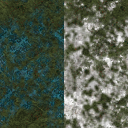
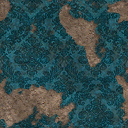
Comparing the layer stacks of the two (128, 128) images. Changes:
hid group "y (grass)" (2 layers) over (0, 0, 128, 128)
showed group "y (rips)" (2 layers) over (0, 0, 128, 128)
painted on "Background" over (64, 0, 128, 128)
